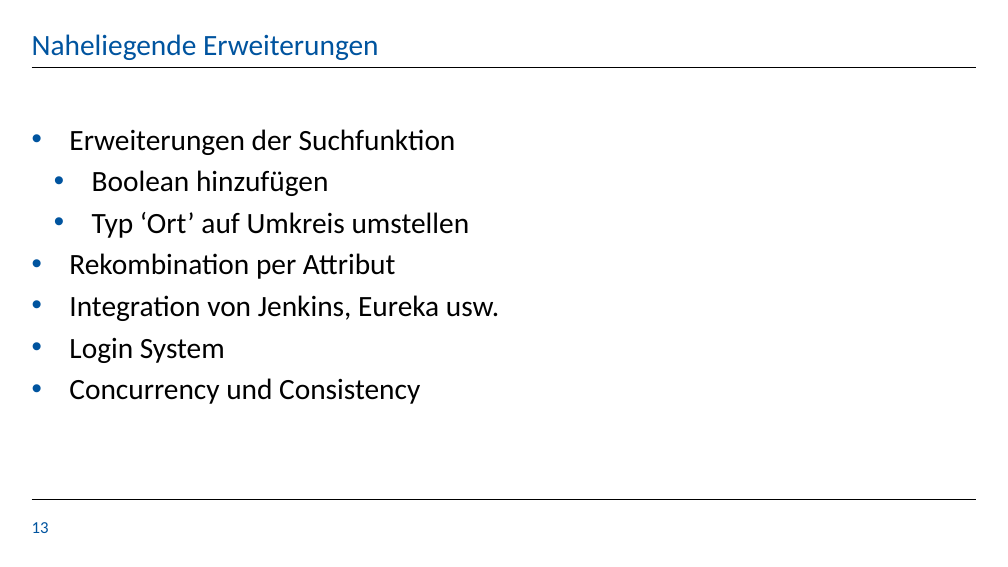
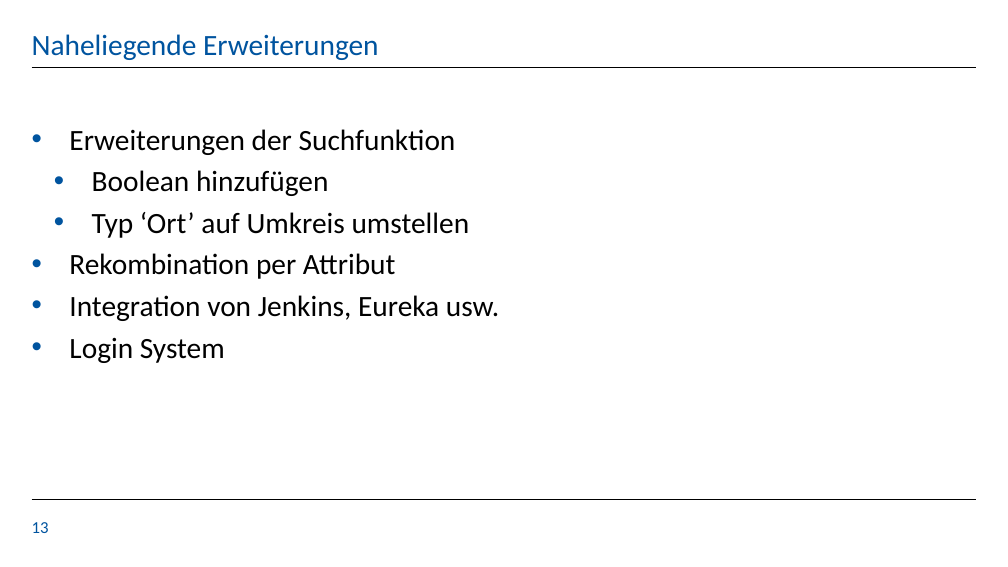
Before and after one commit to KaloyanT/gdis_test_suite, a slide deck: slide 13 of finalPresentationFiles/GDIS_Final_Presentation.pptx. Drawn at 1008x567 pixels with LibreOffice and Linux fonts; fonts in the diff are those of the drawing; background and template pictures are left out. Boxes give left, top, right and bottom in pixels: in the first picture for what was removed or moved away, otherwise in the second. Text is boxed around its words. In the diff, an @@ line names an element or a change of style, - is before the commit and + after.

Commit message:
Updated Presentation

```diff
--- a/finalPresentationFiles/GDIS_Final_Presentation.pptx
+++ b/finalPresentationFiles/GDIS_Final_Presentation.pptx
@@ text at [69,378,420,404]: paragraph removed @@
-• Concurrency und Consistency
```
